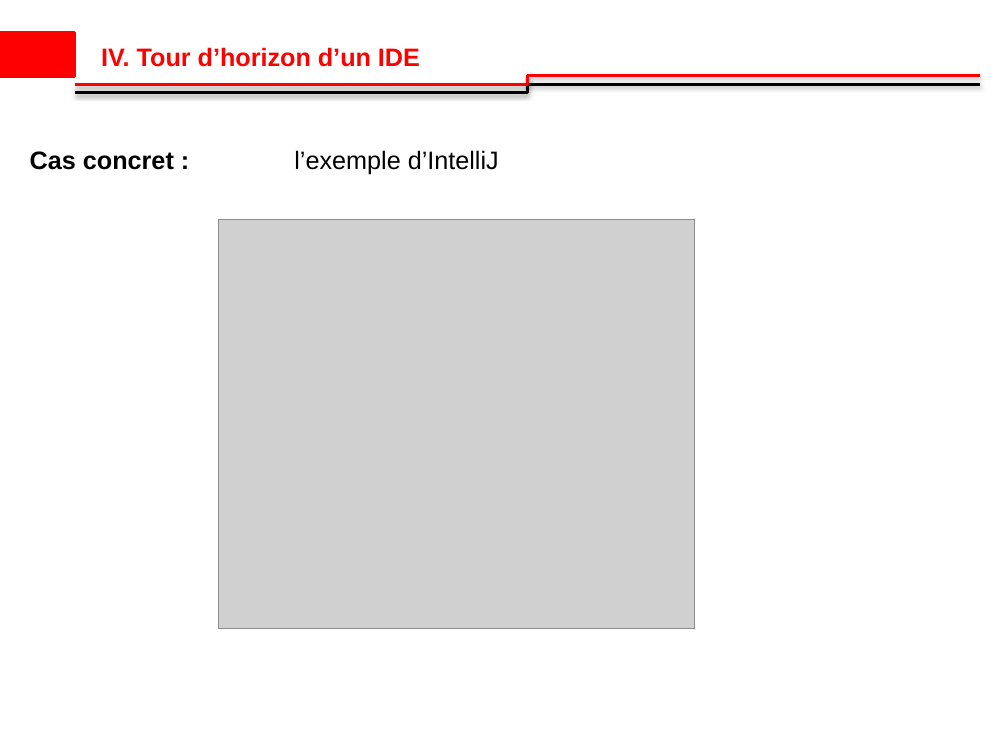
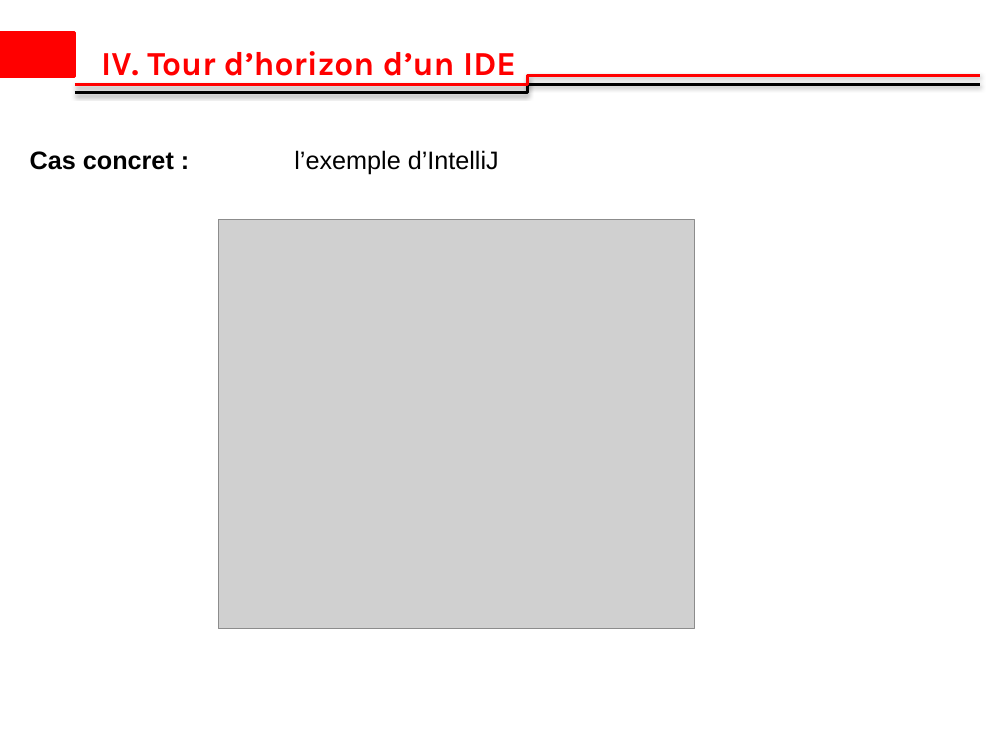
Before and after one commit to ibrahimsava/Osis-training-in-java, a slide deck: slide 10 of Osis_Presentation_Ibrahim_SAVADOGO_2 [Autosaved].pptx. Drawn at 1008x756 pixels with LibreOffice and Linux fonts; fonts in the diff are those of the drawing; grey boxes stand for pictures; background and template pictures are left out. Boxes give left, top, right and bottom in pixels: in the first picture for what was removed or moved away, otherwise in the second. Text is boxed around its words. In the diff, an @@ line names an element or a change of style, - is before the commit and + after.

```diff
--- a/Osis_Presentation_Ibrahim_SAVADOGO_2 [Autosaved].pptx
+++ b/Osis_Presentation_Ibrahim_SAVADOGO_2 [Autosaved].pptx
@@ text "IV. Tour d’horizon d’un IDE" at <box>101,51,516,84</box>: size 18 to 24 pt, font Arial to Karla @@
```
Also in this commit, not shown: 7 other slides changed.
